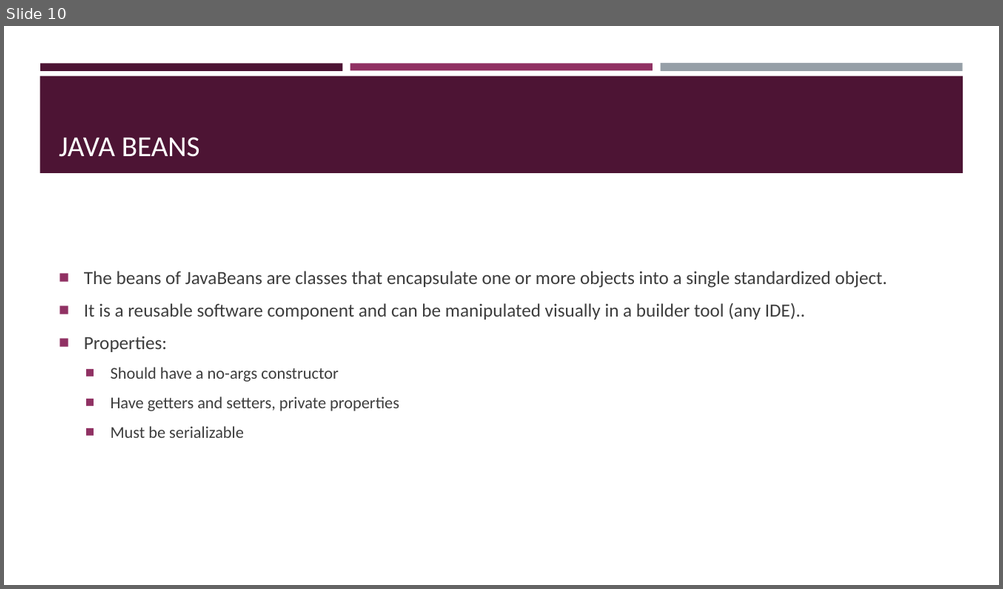
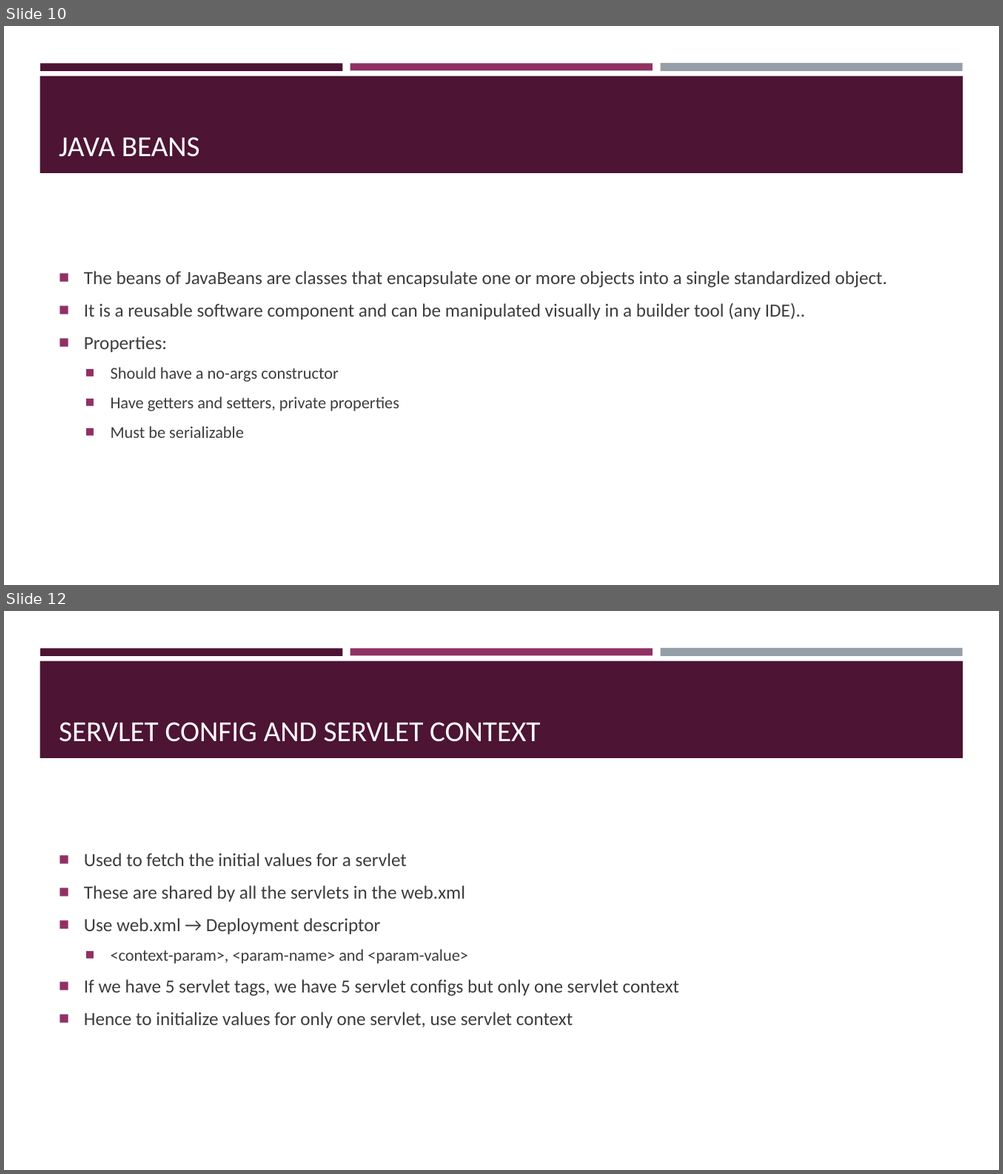
Before and after one commit to Bhavyanth/java, a slide deck: advanced-java/Slides/Advanced Java.pptx. Shown one above the other, each under a label of ours: slide 10 before the commit, slides 10 and 12 after it; the slides between them are not shown. The pictures are 1003x589 and 1003x1174 pixels, drawn with LibreOffice and Linux fonts; fonts in the diff are those of the drawing. Boxes give left, top, right and bottom in pixels: in the first picture for what was removed or moved away, otherwise in the second. Text is boxed around its words. In the diff, an @@ line names an element or a change of style, - is before the commit and + after.

Commit message:
Adding Servlets

```diff
--- a/advanced-java/Slides/Advanced Java.pptx
+++ b/advanced-java/Slides/Advanced Java.pptx
@@ slide 12 added at (4, 611, 999, 1170), background #FFFFFF; not listed: 4 template elements that a slide beside it also shows @@
@@ title added at (59, 722, 540, 742), 28 pt, text #FFFFFF @@
+SERVLET CONFIG AND SERVLET CONTEXT
@@ text added at (84, 853, 679, 1028), 18 pt, text #3D3D3D @@
+■ Used to fetch the initial values for a servlet
+■ These are shared by all the servlets in the web.xml
+■ Use web.xml → Deployment descriptor
+  ■ <context-param>, <param-name> and <param-value>
+■ If we have 5 servlet tags, we have 5 servlet configs but only one servlet context
+■ Hence to initialize values for only one servlet, use servlet context
```
Also in this commit, not shown: 1 slide changed, 17 other files.
